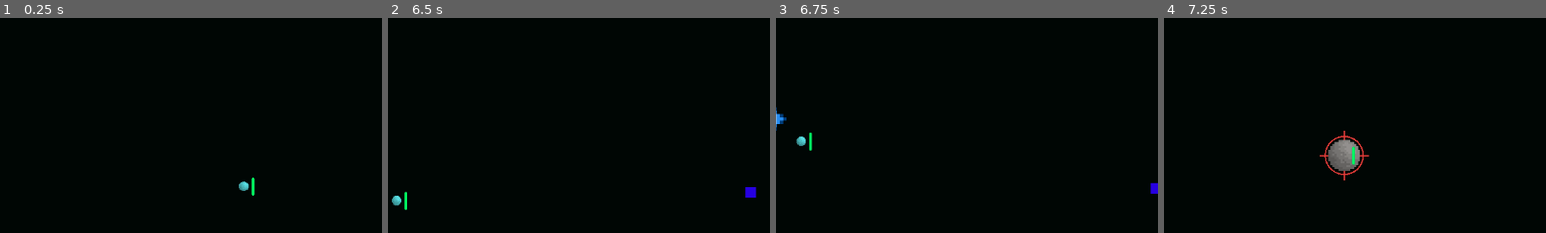
Above: before the commit, frames 1-4 (left to right).
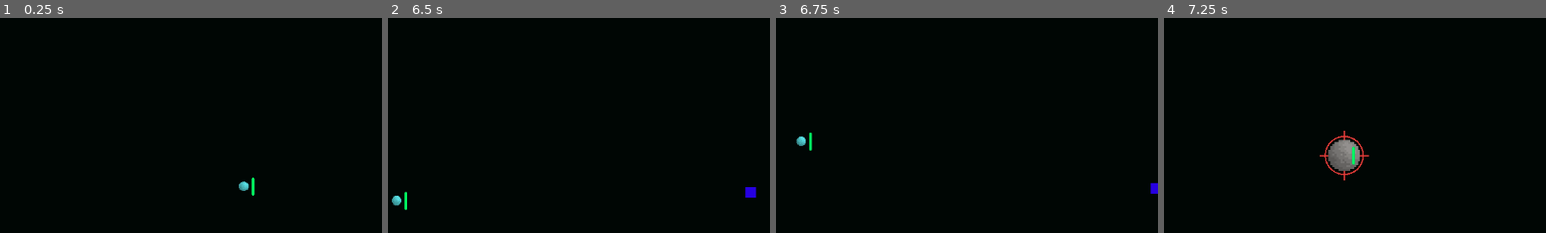
Above: after the commit, the same moments.

Repository: bentingey/Xenon
Game: Godot game, scene res://scenes/main.tscn
Same seed, same stepped clock (60 frames per second), same inputs: the game is played once before the commit and once after it.
Inputs:
- Up to frame 1 (0.25 s): no input
- Up to frame 2 (6.5 s): tap Space (action) every 0.75 s from 0.6 to 5.85 s
- Up to frame 3 (6.75 s): tap Space (action) at 6.6 s
- Up to frame 4 (7.25 s): no input
The pictures show only the part of the screen within x 0-50%, y 23-73%; the shares and areas given below are measured in that part.

Frames 1-2 are identical in both runs. In frame 3, 0.1% of the frame differs, in the area x 0-3%, y 41-53%; in frame 4, nothing differs.

Commit message:
fixed enemy spawner bug again

Diff:
--- a/scripts/enemy_spawner.gd
+++ b/scripts/enemy_spawner.gd
@@ -2,7 +2,7 @@
 
 @export var enemy_scene: PackedScene
 @export var spawn_margin: float = 100.0
-@export var spawn_interval: float = 2.0
+@export var spawn_interval: float = 4.0
 
 @export var player: Node2D
 
--- a/scripts/states/state_follow.gd
+++ b/scripts/states/state_follow.gd
@@ -11,6 +11,7 @@
 func Physics_Update(_delta: float):
 	# get the direction between the player and the enemy
 	var direction = player.global_position - enemy.global_position
+	direction = direction.normalized()
 
 	# if player is more than 25 distance away, more towards them
 	if direction.length() > 25:
